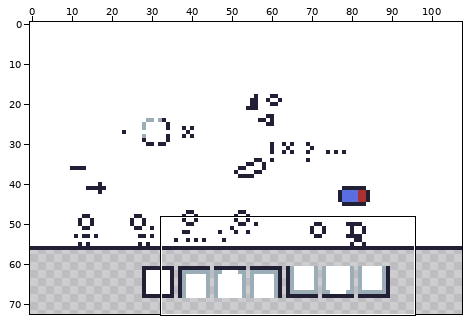
Pixel-art file -- mockup.aseprite. The picture above shows the old version from afar; the outline marks the close-up.
Close-up. Before the commit:
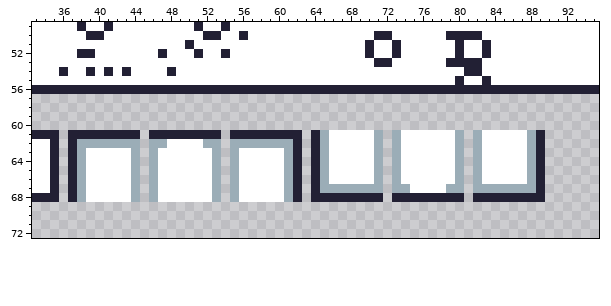
108x73 pixels, 1 frame. Shown: x 33..95, y 49..72.
The result:
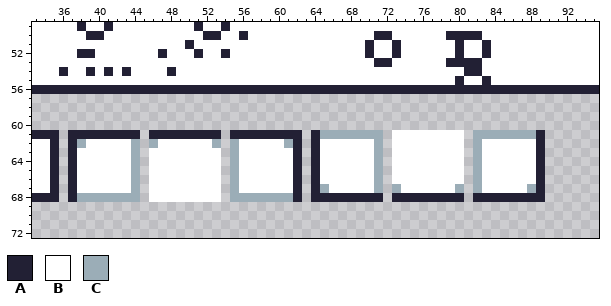
Palette (. is transparent): A #222034  B #ffffff  C #9badb7
Difference:
The author changed colour C to colour B in row 61 at x 73 and 80; in row 62 at x 39 to 43, 47, 52, 56 to 60, 65, 73, 80 and 88; in rows 63 to 66 at x 38, 46, 53, 61, 65, 73, 80 and 88; in row 67 at x 38, 46, 53, 61, 66 to 70, 74, 79 and 83 to 87; in row 68 at x 46 and 53.
The author changed colour B to colour C in row 61 at x 66 to 70 and 83 to 87; in row 68 at x 39 to 43 and 56 to 60.
